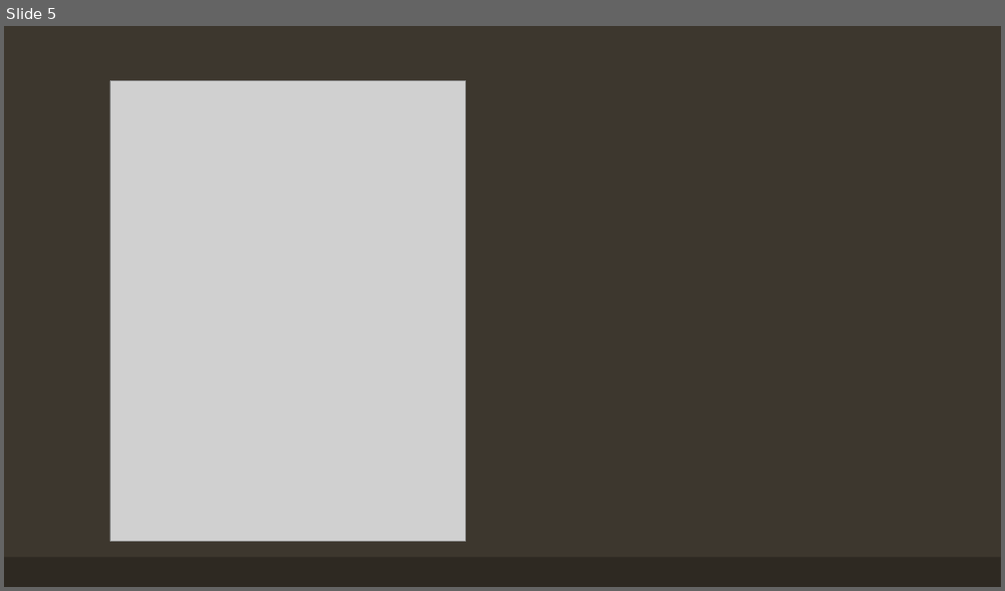
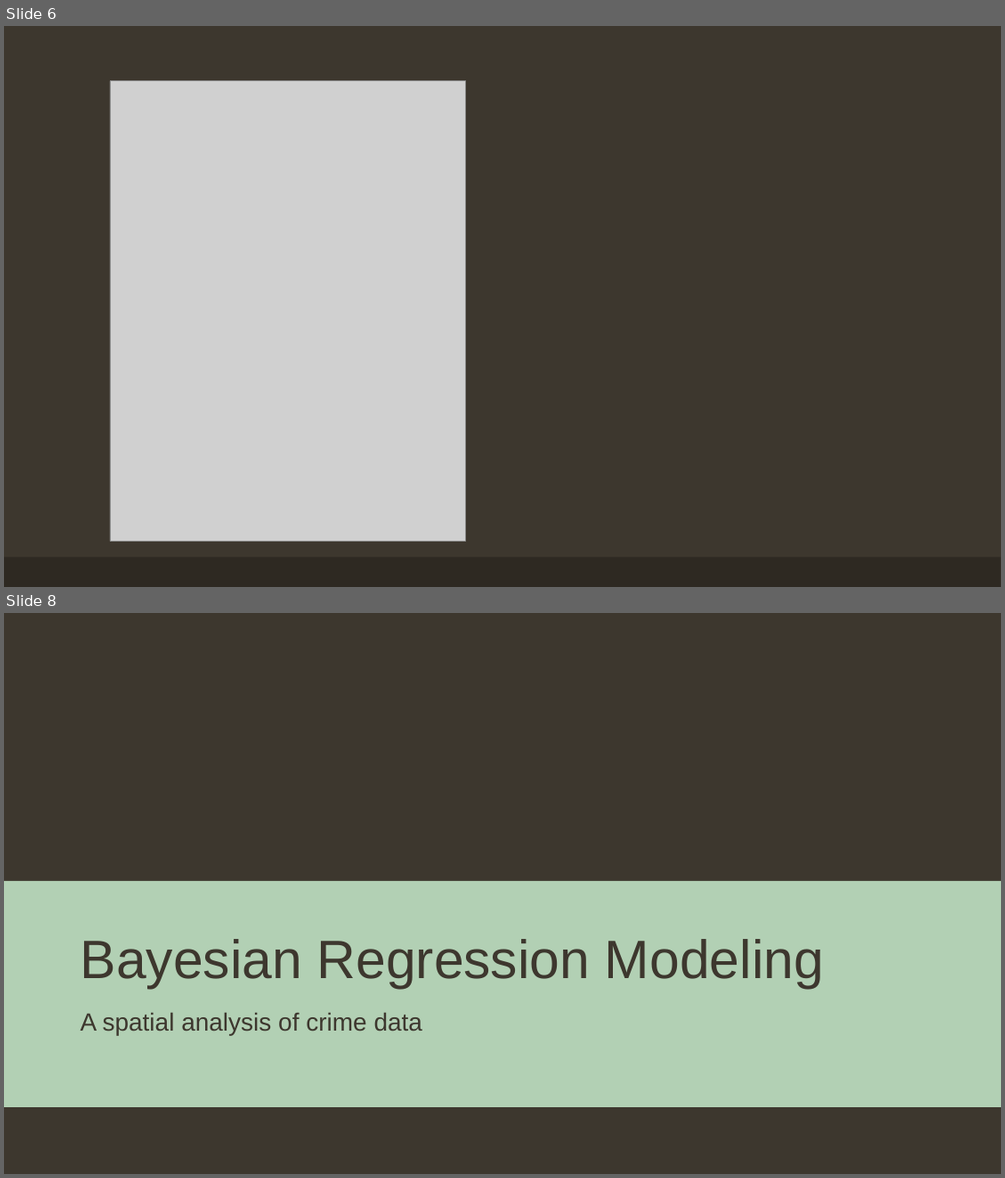
Before and after one commit to EEPlei/Americas-Warzone-Class-Project, a slide deck: Slides/final_slides.pptx. Shown one above the other, each under a label of ours: slide 5 before the commit, slides 6 and 8 after it; the slides between them are not shown. The pictures are 1005x591 and 1005x1178 pixels, drawn with LibreOffice and Linux fonts; fonts in the diff are those of the drawing; grey boxes stand for pictures; background and template pictures are left out. Boxes give left, top, right and bottom in pixels: in the first picture for what was removed or moved away, otherwise in the second. Text is boxed around its words. In the diff, an @@ line names an element or a change of style, - is before the commit and + after.

```diff
--- a/Slides/final_slides.pptx
+++ b/Slides/final_slides.pptx
@@ slide 8 added at [4, 613, 1001, 1174], background picture (left out) @@
@@ rectangle added at [4, 881, 1001, 1107], fill #B2D0B4 @@
@@ title added at [81, 939, 824, 989], 52 pt, text #3D372E @@
+Bayesian Regression Modeling
@@ text added at [81, 1012, 422, 1035], 24 pt, text #3D372E @@
+A spatial analysis of crime data
@@ what was slide 5 is now slide 6 @@
```
Also in this commit, not shown: 4 slides changed, 7 other slides added, 1 slide removed.
